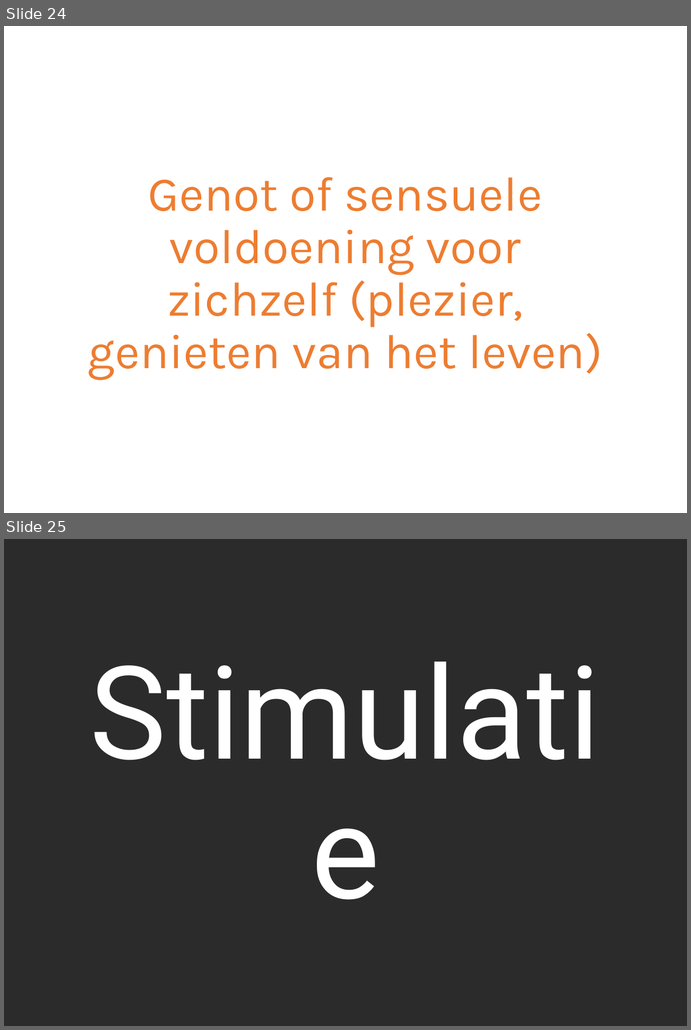
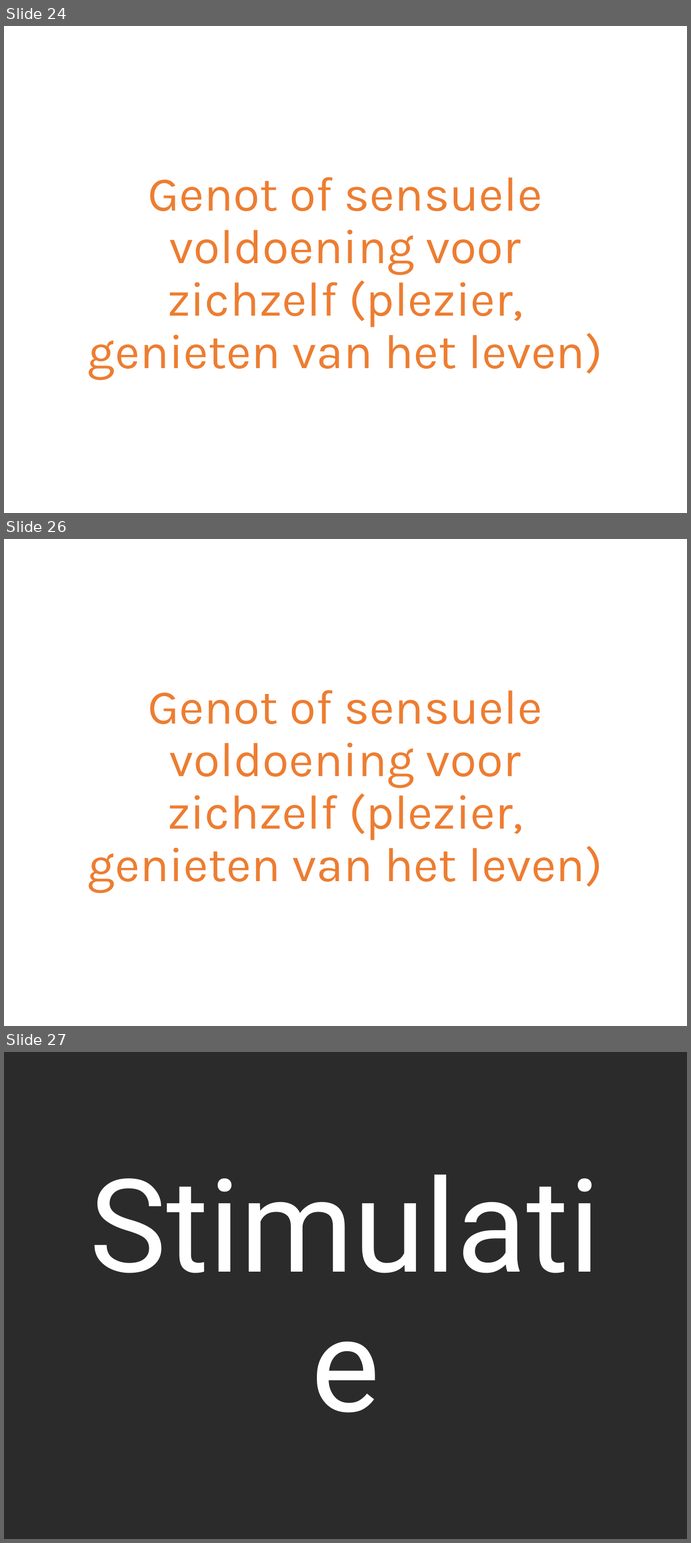
Before and after one commit to ScrumFacilitators/Schwartz-Universal-Values, a slide deck: Schwartz Basis Menselijke Waarden.pptx. Shown one above the other, each under a label of ours: slides 24 and 25 before the commit, slides 24, 26 and 27 after it; the slides between them are not shown. The pictures are 691x1030 and 691x1543 pixels, drawn with LibreOffice and Linux fonts; fonts in the diff are those of the drawing; background and template pictures are left out; a plain dark background stands for a picture behind light text. Boxes give left, top, right and bottom in pixels: in the first picture for what was removed or moved away, otherwise in the second. Text is boxed around its words. In the diff, an @@ line names an element or a change of style, - is before the commit and + after.

```diff
--- a/Schwartz Basis Menselijke Waarden.pptx
+++ b/Schwartz Basis Menselijke Waarden.pptx
@@ slide 26 added at box(4, 539, 687, 1026), background #FFFFFF @@
@@ text added at box(88, 690, 602, 893), 43.5 pt, text #ED7D31 @@
+Genot of sensuele voldoening voor zichzelf (plezier, genieten van het leven)
@@ what was slide 25 is now slide 27 @@
```
Also in this commit, not shown: 1 other slide added.
